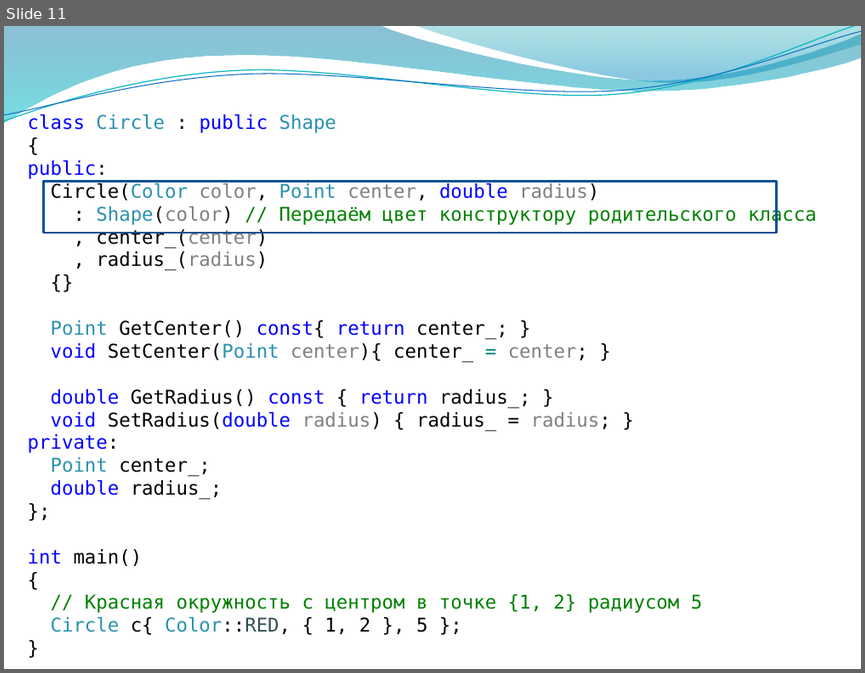
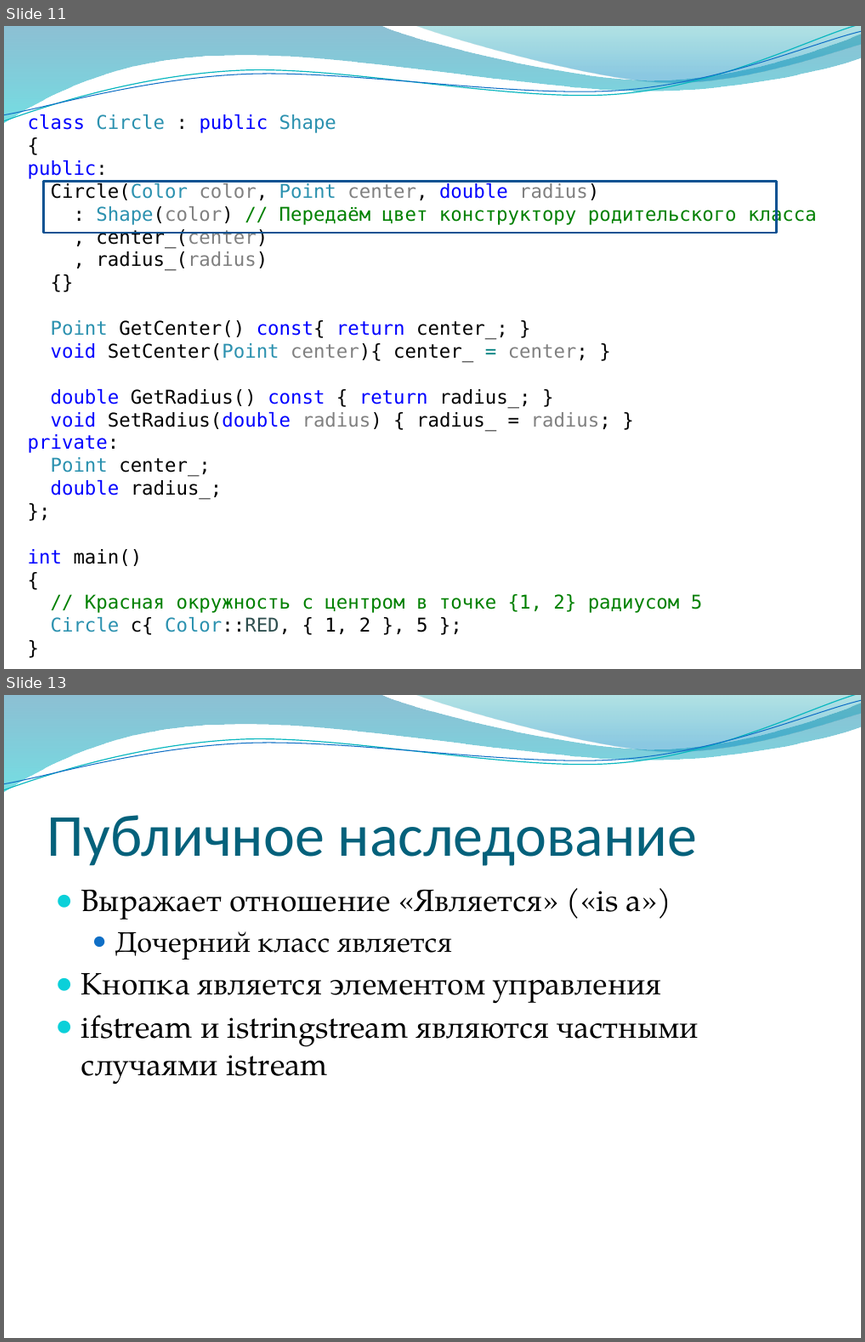
Before and after one commit to alexey-malov/oop, a slide deck: lectures/03/Наследование и полиморфизм.pptx. Shown one above the other, each under a label of ours: slide 11 before the commit, slides 11 and 13 after it; the slides between them are not shown. The pictures are 865x673 and 865x1342 pixels, drawn with LibreOffice and Linux fonts; fonts in the diff are those of the drawing; background and template pictures are left out. Boxes give left, top, right and bottom in pixels: in the first picture for what was removed or moved away, otherwise in the second. Text is boxed around its words. In the diff, an @@ line names an element or a change of style, - is before the commit and + after.

```diff
--- a/lectures/03/Наследование и полиморфизм.pptx
+++ b/lectures/03/Наследование и полиморфизм.pptx
@@ slide 13 added at [4,695,861,1338], background picture (left out); not listed: 4 template elements that a slide beside it also shows @@
@@ title added at [46,815,697,866], 50 pt, text #04617B @@
+Публичное наследование
@@ text added at [81,888,698,1083], 26 pt, text #000000 @@
+● Выражает отношение «Является» («is a»)
+  ● Дочерний класс является
+● Кнопка является элементом управления
+● ifstream и istringstream являются частными случаями istream
```
Also in this commit, not shown: 18 slides changed, 33 other slides added, 2 other files.
